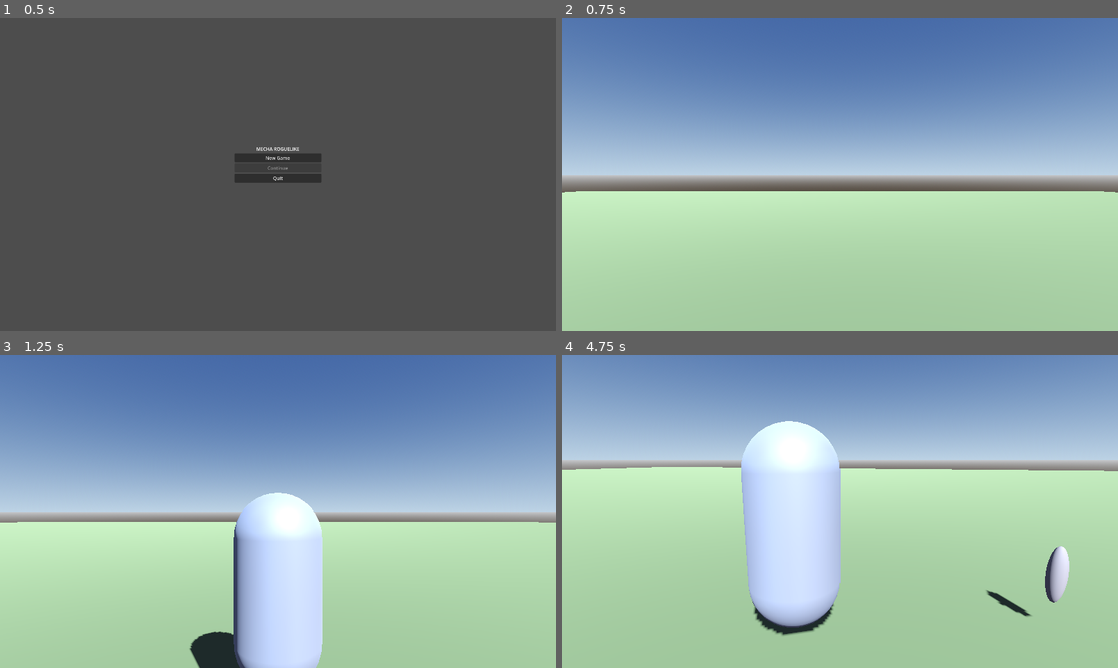
Above: before the commit, frames 1-4 (two rows, left to right).
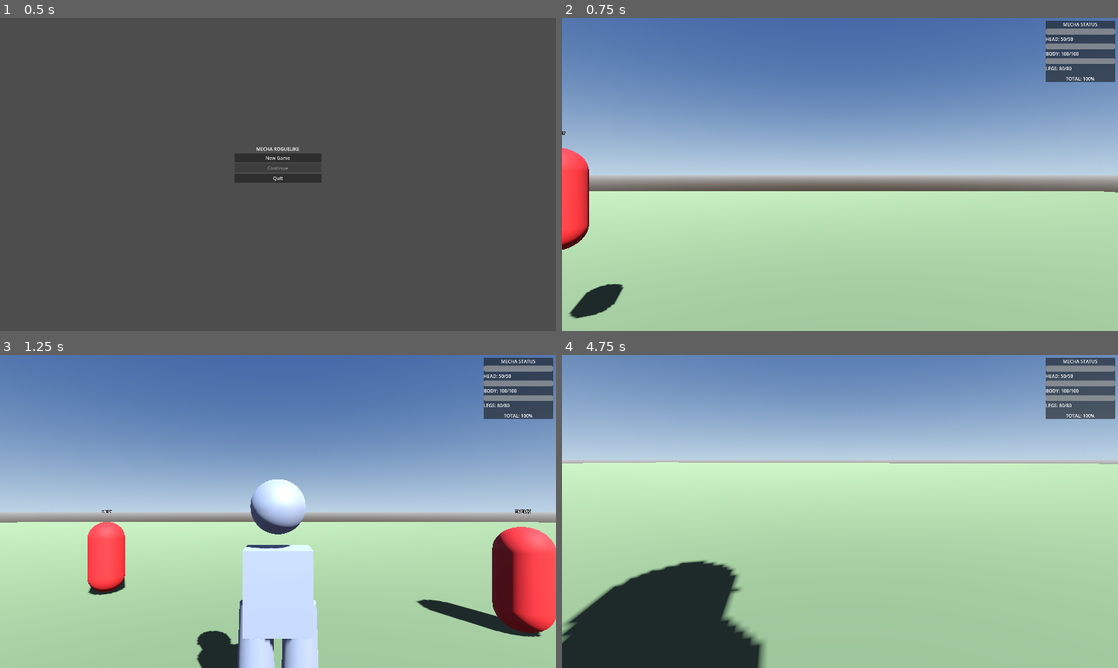
Above: after the commit, the same moments.

Repository: iHaveNoKnowledge/Godot_Project_rogue_mech
Game: Godot game, scene res://scenes/main_menu/main_menu.tscn
The game is run twice, just before and just after one commit, with the same random seed, the same clock (stepped at 60 frames per second) and the same inputs.
Inputs (mouse positions are in pixels of both pictures, inside the frame that each line leads up to):
- Up to frame 1 (0.5 s): no input
- Up to frame 2 (0.75 s): click "New Game" at 0.5 s
- Up to frame 3 (1.25 s): no input
- Up to frame 4 (4.75 s): move the mouse to (867, 511) at 1.27 s; hold Middle mouse button (aim) 1.28-2.03 s; hold W (move_forward) 1.28-2.78 s; click (867, 511) at 1.42 s; tap Space (jump) at 1.52, 2.27, 3.77, 4.52 s; move the mouse to (812, 511) at 2.02 s; tap Tab (camera_unlock) at 2.1 s; move the mouse to (895, 442) at 2.77 s; hold D (move_right) 2.78-3.53 s; tap X (eject) at 2.85 s; move the mouse to (812, 574) at 3.52 s; hold W (move_forward) 3.53-4.28 s; click (812, 574) at 3.6 s; move the mouse to (1006, 558) at 4.27 s; hold A (move_left) from 4.28 s (still down); hold Right mouse button (fire_right) from 4.28 s (still down)

Frame 1 is identical in both runs. In frame 2, 4.5% of the frame differs, in the area x 0-100%, y 0-97%; in frame 3, 13%; in frame 4, 25%, in the area x 0-100%, y 0-100%.
Error after the commit: Parse Error: Identifier "slot_name" not declared in the current scope. (res://scripts/mecha/mecha_health.gd:97)

Commit message:
feat: Phase 2 complete - UI, enemy dummy, part-based mecha
- Add health HUD showing head/body/legs HP bars
- Add enemy dummy AI for testing (red capsule, follows and attacks)
- Split mecha into separate parts (head/body/legs) with individual meshes
- Update mecha_health.gd to change color per-part on damage
- Add 2 enemy dummies to game_world for testing
- Fix hitbox collision detection for projectiles

Diff:
--- a/scenes/game_world.tscn
+++ b/scenes/game_world.tscn
@@ -1,8 +1,10 @@
-[gd_scene load_steps=8 format=3]
+[gd_scene load_steps=10 format=3]
 
 [ext_resource type="PackedScene" path="res://scenes/camera/mecha_camera.tscn" id="1"]
 [ext_resource type="PackedScene" path="res://scenes/mecha/mecha_base.tscn" id="2"]
 [ext_resource type="Script" path="res://scripts/mecha/weapon_manager.gd" id="3"]
+[ext_resource type="PackedScene" path="res://scenes/ui/health_hud.tscn" id="4"]
+[ext_resource type="PackedScene" path="res://scenes/mecha/enemy_dummy.tscn" id="5"]
 
 [sub_resource type="ProceduralSkyMaterial" id="SkyMat"]
 sky_top_color = Color(0.2, 0.3, 0.5, 1)
@@ -45,6 +47,12 @@
 [node name="WeaponManager" type="Node3D" parent="Mecha"]
 script = ExtResource("3")
 
+[node name="EnemyDummy" parent="." instance=ExtResource("5")]
+transform = Transform3D(1, 0, 0, 0, 1, 0, 0, 0, 1, 10, 5, 0)
+
+[node name="EnemyDummy2" parent="." instance=ExtResource("5")]
+transform = Transform3D(1, 0, 0, 0, 1, 0, 0, 0, 1, -10, 5, -5)
+
 [node name="Ground" type="StaticBody3D" parent="."]
 collision_layer = 2
 collision_mask = 1
@@ -58,4 +66,6 @@
 mesh = SubResource("BoxMesh_ground")
 material_override = SubResource("GroundMat")
 
+[node name="HealthHUD" parent="." instance=ExtResource("4")]
+
 [node name="BackupSpawner" type="Node" parent="."]
--- /dev/null
+++ b/scenes/mecha/enemy_dummy.tscn
@@ -0,0 +1,35 @@
+[gd_scene load_steps=4 format=3]
+
+[ext_resource type="Script" path="res://scripts/mecha/enemy_dummy.gd" id="1"]
+
+[sub_resource type="CapsuleShape3D" id="CapsuleShape3D_body"]
+height = 3.5
+radius = 0.8
+
+[sub_resource type="CapsuleMesh" id="CapsuleMesh_body"]
+height = 3.5
+radius = 0.8
+
+[sub_resource type="StandardMaterial3D" id="EnemyMat"]
+albedo_color = Color(0.8, 0.2, 0.2, 1)
+metallic = 0.2
+roughness = 0.7
+
+[node name="EnemyDummy" type="CharacterBody3D"]
+script = ExtResource("1")
+collision_layer = 8
+collision_mask = 3
+
+[node name="CollisionShape3D" type="CollisionShape3D" parent="."]
+transform = Transform3D(1, 0, 0, 0, 1, 0, 0, 0, 1, 0, 1.75, 0)
+shape = SubResource("CapsuleShape3D_body")
+
+[node name="BodyMesh" type="MeshInstance3D" parent="."]
+transform = Transform3D(1, 0, 0, 0, 1, 0, 0, 0, 1, 0, 1.75, 0)
+mesh = SubResource("CapsuleMesh_body")
+material_override = SubResource("EnemyMat")
+
+[node name="NameLabel3D" type="Label3D" parent="."]
+transform = Transform3D(1, 0, 0, 0, 1, 0, 0, 0, 1, 0, 4, 0)
+text = "ENEMY"
+font_size = 24
--- a/scenes/mecha/mecha_base.tscn
+++ b/scenes/mecha/mecha_base.tscn
@@ -6,13 +6,27 @@
 [ext_resource type="Script" path="res://scripts/mecha/mecha_health.gd" id="4"]
 [ext_resource type="Script" path="res://scripts/mecha/mecha_hitbox.gd" id="5"]
 
-[sub_resource type="CapsuleShape3D" id="CapsuleShape3D_body"]
-height = 3.5
-radius = 0.8
+[sub_resource type="SphereShape3D" id="HeadShape"]
+radius = 0.5
 
-[sub_resource type="CapsuleMesh" id="CapsuleMesh_body"]
-height = 3.5
-radius = 0.8
+[sub_resource type="SphereMesh" id="HeadMesh"]
+radius = 0.5
+height = 1.0
+
+[sub_resource type="BoxShape3D" id="BodyShape"]
+size = Vector3(1.2, 1.5, 0.8)
+
+[sub_resource type="BoxMesh" id="BodyMeshShape"]
+size = Vector3(1.2, 1.5, 0.8)
+
+[sub_resource type="CylinderShape3D" id="LegShape"]
+height = 1.5
+radius = 0.3
+
+[sub_resource type="CylinderMesh" id="LegMesh"]
+height = 1.5
+top_radius = 0.3
+bottom_radius = 0.35
 
 [sub_resource type="StandardMaterial3D" id="MechaMat"]
 albedo_color = Color(0.6, 0.65, 0.7, 1)
@@ -20,7 +34,7 @@
 roughness = 0.6
 
 [sub_resource type="SphereShape3D" id="HitboxShape"]
-radius = 1.5
+radius = 2.0
 
 [node name="MechaBase" type="CharacterBody3D"]
 script = ExtResource("1")
@@ -29,16 +43,48 @@
 
 [node name="CollisionShape3D" type="CollisionShape3D" parent="."]
 transform = Transform3D(1, 0, 0, 0, 1, 0, 0, 0, 1, 0, 1.75, 0)
-shape = SubResource("CapsuleShape3D_body")
+shape = SubResource("BodyShape")
 
-[node name="BodyMesh" type="MeshInstance3D" parent="."]
+[node name="Head" type="Node3D" parent="."]
+transform = Transform3D(1, 0, 0, 0, 1, 0, 0, 0, 1, 0, 3.25, 0)
+
+[node name="HeadCollision" type="CollisionShape3D" parent="Head"]
+shape = SubResource("HeadShape")
+
+[node name="HeadMesh" type="MeshInstance3D" parent="Head"]
+mesh = SubResource("HeadMesh")
+material_override = SubResource("MechaMat")
+
+[node name="Body" type="Node3D" parent="."]
 transform = Transform3D(1, 0, 0, 0, 1, 0, 0, 0, 1, 0, 1.75, 0)
-mesh = SubResource("CapsuleMesh_body")
+
+[node name="BodyMesh" type="MeshInstance3D" parent="Body"]
+mesh = SubResource("BodyMeshShape")
+material_override = SubResource("MechaMat")
+
+[node name="LegLeft" type="Node3D" parent="."]
+transform = Transform3D(1, 0, 0, 0, 1, 0, 0, 0, 1, -0.4, 0.75, 0)
+
+[node name="LegLeftCollision" type="CollisionShape3D" parent="LegLeft"]
+shape = SubResource("LegShape")
+
+[node name="LegLeftMesh" type="MeshInstance3D" parent="LegLeft"]
+mesh = SubResource("LegMesh")
+material_override = SubResource("MechaMat")
+
+[node name="LegRight" type="Node3D" parent="."]
+transform = Transform3D(1, 0, 0, 0, 1, 0, 0, 0, 1, 0.4, 0.75, 0)
+
+[node name="LegRightCollision" type="CollisionShape3D" parent="LegRight"]
+shape = SubResource("LegShape")
+
+[node name="LegRightMesh" type="MeshInstance3D" parent="LegRight"]
+mesh = SubResource("LegMesh")
 material_override = SubResource("MechaMat")
 
 [node name="HealthSystem" type="Node3D" parent="."]
 script = ExtResource("4")
-body_mesh = NodePath("../BodyMesh")
+body_mesh = NodePath("../Body/BodyMesh")
 
 [node name="Hitbox" type="Area3D" parent="."]
 collision_layer = 0
--- /dev/null
+++ b/scenes/ui/health_hud.tscn
@@ -0,0 +1,72 @@
+[gd_scene load_steps=2 format=3]
+
+[ext_resource type="Script" path="res://scripts/ui/health_hud.gd" id="1"]
+
+[node name="HealthHUD" type="CanvasLayer"]
+script = ExtResource("1")
+
+[node name="Panel" type="PanelContainer" parent="."]
+anchors_preset = 1
+anchor_left = 1.0
+anchor_right = 1.0
+offset_left = -250.0
+offset_top = 10.0
+offset_right = -10.0
+offset_bottom = 180.0
+grow_horizontal = 0
+
+[node name="VBox" type="VBoxContainer" parent="Panel"]
+layout_mode = 2
+
+[node name="Title" type="Label" parent="Panel/VBox"]
+layout_mode = 2
+text = "MECHA STATUS"
+horizontal_alignment = 1
+
+[node name="HeadBar" type="ProgressBar" parent="Panel/VBox"]
+unique_name_in_owner = true
+layout_mode = 2
+custom_minimum_size = Vector2(200, 20)
+max_value = 100.0
+value = 100.0
+show_percentage = false
+
+[node name="HeadLabel" type="Label" parent="Panel/VBox"]
+unique_name_in_owner = true
+layout_mode = 2
+text = "HEAD: 50/50"
+
+[node name="BodyBar" type="ProgressBar" parent="Panel/VBox"]
+unique_name_in_owner = true
+layout_mode = 2
+custom_minimum_size = Vector2(200, 20)
+max_value = 100.0
+value = 100.0
+show_percentage = false
+
+[node name="BodyLabel" type="Label" parent="Panel/VBox"]
+unique_name_in_owner = true
+layout_mode = 2
+text = "BODY: 100/100"
+
+[node name="LegsBar" type="ProgressBar" parent="Panel/VBox"]
+unique_name_in_owner = true
+layout_mode = 2
+custom_minimum_size = Vector2(200, 20)
+max_value = 100.0
+value = 100.0
+show_percentage = false
+
+[node name="LegsLabel" type="Label" parent="Panel/VBox"]
+unique_name_in_owner = true
+layout_mode = 2
+text = "LEGS: 80/80"
+
+[node name="HSep" type="HSeparator" parent="Panel/VBox"]
+layout_mode = 2
+
+[node name="TotalLabel" type="Label" parent="Panel/VBox"]
+unique_name_in_owner = true
+layout_mode = 2
+text = "TOTAL: 100%"
+horizontal_alignment = 1
--- /dev/null
+++ b/scripts/mecha/enemy_dummy.gd
@@ -0,0 +1,88 @@
+extends CharacterBody3D
+
+@export var max_hp: float = 200.0
+@export var move_speed: float = 3.0
+@export var attack_range: float = 15.0
+@export var attack_damage: float = 10.0
+@export var attack_cooldown: float = 2.0
+
+var current_hp: float
+var target: Node3D = null
+var attack_timer: float = 0.0
+var is_destroyed: bool = false
+
+@onready var mesh: MeshInstance3D = $BodyMesh
+var original_color: Color = Color(0.8, 0.2, 0.2, 1)
+
+
+func _ready() -> void:
+	add_to_group("enemy")
+	current_hp = max_hp
+
+
+func _physics_process(delta: float) -> void:
+	if is_destroyed:
+		return
+
+	_find_target()
+	if target:
+		_move_toward_target(delta)
+		_try_attack(delta)
+
+
+func _find_target() -> void:
+	if target and is_instance_valid(target):
+		return
+	var mechas = get_tree().get_nodes_in_group("mecha")
+	if mechas.size() > 0:
+		target = mechas[0]
+
+
+func _move_toward_target(delta: float) -> void:
+	var direction = (target.global_position - global_position).normalized()
+	direction.y = 0.0
+	velocity = direction * move_speed
+	velocity.y = -10.0
+	move_and_slide()
+
+	if direction.length() > 0.1:
+		rotation.y = lerp_angle(rotation.y, atan2(direction.x, direction.z), 5.0 * delta)
+
+
+func _try_attack(delta: float) -> void:
+	attack_timer -= delta
+	if attack_timer > 0.0:
+		return
+
+	var distance = global_position.distance_to(target.global_position)
+	if distance <= attack_range:
+		attack_timer = attack_cooldown
+		if target.has_method("take_damage"):
+			target.take_damage(attack_damage, "melee")
+
+
+func take_damage(amount: float, damage_type: String = "kinetic") -> void:
+	if is_destroyed:
+		return
+
+	current_hp -= amount
+	_update_visual()
+
+	if current_hp <= 0.0:
+		_on_destroyed()
+
+
+func _update_visual() -> void:
+	if mesh and mesh.material_override:
+		var damage_ratio = 1.0 - (current_hp / max_hp)
+		mesh.material_override.albedo_color = original_color.lerp(Color(0.3, 0.3, 0.3, 1), damage_ratio)
+
+
+func _on_destroyed() -> void:
+	is_destroyed = true
+	velocity = Vector3.ZERO
+	if mesh and mesh.material_override:
+		mesh.material_override.albedo_color = Color(0.2, 0.2, 0.2, 1)
+	set_physics_process(false)
+	await get_tree().create_timer(2.0).timeout
+	queue_free()
--- a/scripts/mecha/mecha_health.gd
+++ b/scripts/mecha/mecha_health.gd
@@ -4,31 +4,43 @@
 signal part_destroyed_visual(slot_name: String)
 signal mecha_destroyed()
 
-@export var body_mesh: MeshInstance3D
-
 var parts: Dictionary = {
-	"head": {"hp": 50.0, "max_hp": 50.0, "armor_class": 1.2, "broken": false},
-	"body": {"hp": 100.0, "max_hp": 100.0, "armor_class": 1.0, "broken": false},
-	"legs": {"hp": 80.0, "max_hp": 80.0, "armor_class": 0.8, "broken": false},
+	"head": {"hp": 50.0, "max_hp": 50.0, "armor_class": 1.2, "broken": false, "mesh": null},
+	"body": {"hp": 100.0, "max_hp": 100.0, "armor_class": 1.0, "broken": false, "mesh": null},
+	"legs": {"hp": 80.0, "max_hp": 80.0, "armor_class": 0.8, "broken": false, "mesh": null},
 }
 
 var total_hp: float = 0.0
 var max_total_hp: float = 0.0
 var is_destroyed: bool = false
 
-var _original_color: Color
+var _original_colors: Dictionary = {}
 var _damage_color: Color = Color(0.8, 0.2, 0.2, 1)
 var _broken_color: Color = Color(0.3, 0.3, 0.3, 1)
 
 
 func _ready() -> void:
 	add_to_group("mecha")
+	_find_meshes()
 	_calculate_totals()
-	if body_mesh and body_mesh.material_override:
-		_original_color = body_mesh.material_override.albedo_color
-	else:
-		_original_color = Color(0.6, 0.65, 0.7, 1)
 	EventBus.damage_received.connect(_on_damage_received)
+
+
+func _find_meshes() -> void:
+	var head_node = get_node_or_null("../Head/HeadMesh")
+	var body_node = get_node_or_null("../Body/BodyMesh")
+	var legs_left = get_node_or_null("../LegLeft/LegLeftMesh")
+	var legs_right = get_node_or_null("../LegRight/LegRightMesh")
+
+	if head_node:
+		parts["head"]["mesh"] = head_node
+		_original_colors["head"] = head_node.material_override.albedo_color if head_node.material_override else Color(0.6, 0.65, 0.7, 1)
+	if body_node:
+		parts["body"]["mesh"] = body_node
+		_original_colors["body"] = body_node.material_override.albedo_color if body_node.material_override else Color(0.6, 0.65, 0.7, 1)
+	if legs_left:
+		parts["legs"]["mesh"] = legs_left
+		_original_colors["legs"] = legs_left.material_override.albedo_color if legs_left.material_override else Color(0.6, 0.65, 0.7, 1)
 
 
 func _calculate_totals() -> void:
@@ -43,7 +55,6 @@
 	if is_destroyed:
 		return
 
-	# Find weakest non-broken part
 	var weakest_slot = ""
 	var weakest_hp = INF
 	for slot in parts:
@@ -61,7 +72,7 @@
 	health_changed.emit(weakest_slot, part["hp"], part["max_hp"])
 	EventBus.damage_received.emit(weakest_slot, reduced, damage_type)
 
-	_update_visual_damage()
+	_update_part_visual(weakest_slot)
 
 	if part["hp"] <= 0.0:
 		_on_part_destroyed(weakest_slot)
@@ -70,6 +81,7 @@
 func _on_part_destroyed(slot_name: String) -> void:
 	parts[slot_name]["broken"] = true
 	parts[slot_name]["hp"] = 0.0
+	_hide_part(slot_name)
 	EventBus.part_destroyed.emit(slot_name)
 	part_destroyed_visual.emit(slot_name)
 	_calculate_totals()
@@ -81,16 +93,24 @@
 func _on_mecha_destroyed() -> void:
 	is_destroyed = true
 	EventBus.mecha_destroyed.emit()
-	if body_mesh and body_mesh.material_override:
-		body_mesh.material_override.albedo_color = _broken_color
+	for slot in parts:
+		_hide_part(slot_name)
 
 
-func _update_visual_damage() -> void:
-	if not body_mesh or not body_mesh.material_override:
+func _update_part_visual(slot_name: String) -> void:
+	var mesh = parts[slot_name]["mesh"]
+	if mesh == null or mesh.material_override == null:
 		return
 
-	var damage_ratio = 1.0 - (total_hp / max_total_hp)
-	body_mesh.material_override.albedo_color = _original_color.lerp(_damage_color, damage_ratio)
+	var hp_ratio = parts[slot_name]["hp"] / parts[slot_name]["max_hp"]
+	var original = _original_colors.get(slot_name, Color(0.6, 0.65, 0.7, 1))
+	mesh.material_override.albedo_color = original.lerp(_damage_color, 1.0 - hp_ratio)
+
+
+func _hide_part(slot_name: String) -> void:
+	var mesh = parts[slot_name]["mesh"]
+	if mesh:
+		mesh.visible = false
 
 
 func _on_damage_received(_slot: String, _amount: float, _type: String) -> void:
--- /dev/null
+++ b/scripts/ui/health_hud.gd
@@ -0,0 +1,52 @@
+extends CanvasLayer
+
+@onready var head_bar: ProgressBar = %HeadBar
+@onready var body_bar: ProgressBar = %BodyBar
+@onready var legs_bar: ProgressBar = %LegsBar
+@onready var head_label: Label = %HeadLabel
+@onready var body_label: Label = %BodyLabel
+@onready var legs_label: Label = %LegsLabel
+@onready var total_label: Label = %TotalLabel
+
+var health_system: Node = null
+
+
+func _ready() -> void:
+	await get_tree().process_frame
+	var mecha = get_tree().current_scene.get_node_or_null("Mecha")
+	if mecha:
+		health_system = mecha.get_node_or_null("HealthSystem")
+		if health_system:
+			health_system.health_changed.connect(_on_health_changed)
+			_update_all_bars()
+
+
+func _on_health_changed(slot_name: String, current_hp: float, max_hp: float) -> void:
+	var percent = current_hp / max_hp * 100.0
+	match slot_name:
+		"head":
+			head_bar.value = percent
+			head_label.text = "HEAD: %d/%d" % [int(current_hp), int(max_hp)]
+		"body":
+			body_bar.value = percent
+			body_label.text = "BODY: %d/%d" % [int(current_hp), int(max_hp)]
+		"legs":
+			legs_bar.value = percent
+			legs_label.text = "LEGS: %d/%d" % [int(current_hp), int(max_hp)]
+	_update_total()
+
+
+func _update_all_bars() -> void:
+	if health_system == null:
+		return
+	for slot in health_system.parts:
+		var part = health_system.parts[slot]
+		var percent = part["hp"] / part["max_hp"] * 100.0
+		_on_health_changed(slot, part["hp"], part["max_hp"])
+
+
+func _update_total() -> void:
+	if health_system == null:
+		return
+	var percent = health_system.get_health_percent() * 100.0
+	total_label.text = "TOTAL: %d%%" % int(percent)
Not shown: 1 places in scenes/mecha/mecha_base.tscn that only renumber resources
Not shown, added: scripts/mecha/enemy_dummy.gd.uid
Not shown, added: scripts/mecha/mecha_health.gd.uid
Not shown, added: scripts/mecha/mecha_hitbox.gd.uid
Not shown, added: scripts/ui/health_hud.gd.uid
